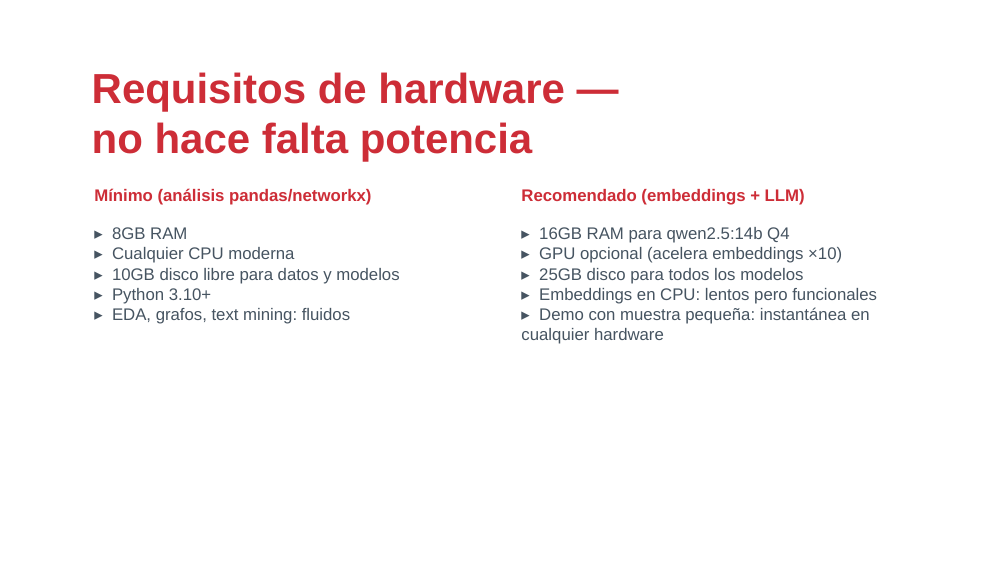
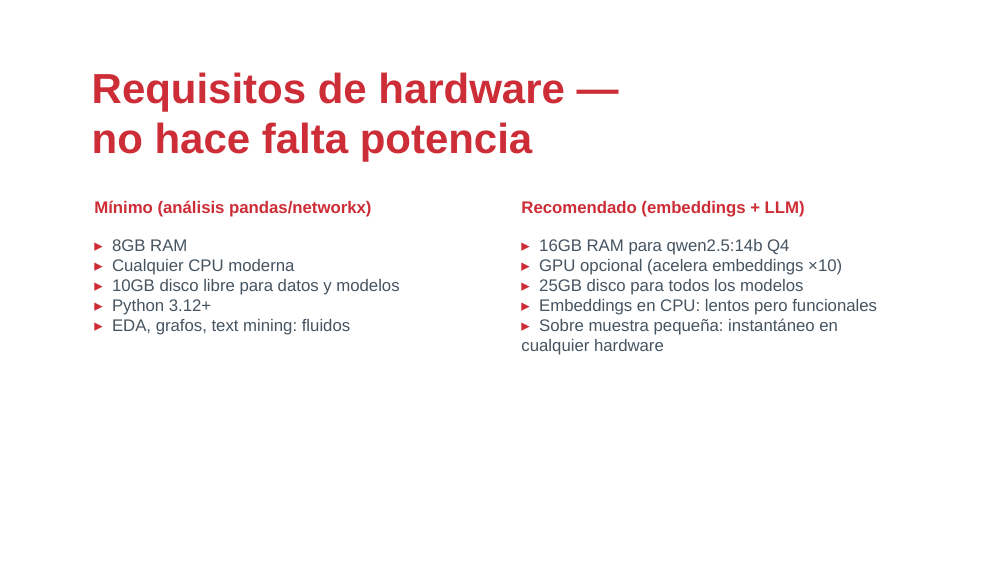
Before and after one commit to drj3ky11/FearOfTheDark, a slide deck: slide 11 of bloque3_setup/csbc26_b3_setup.pptx (slide 5 before the commit). Drawn at 1008x567 pixels with LibreOffice and Linux fonts; fonts in the diff are those of the drawing; background and template pictures are left out. Boxes give left, top, right and bottom in pixels: in the first picture for what was removed or moved away, otherwise in the second. Text is boxed around its words. In the diff, an @@ line names an element or a change of style, - is before the commit and + after.

```diff
--- a/bloque3_setup/csbc26_b3_setup.pptx
+++ b/bloque3_setup/csbc26_b3_setup.pptx
@@ text "Mínimo (análisis pandas/networkx)": place and size @@
-text "Mínimo (análisis pandas/networkx)" at [94,188,371,205]
+text "Mínimo (análisis pandas/networkx)" at [94,200,371,217]
@@ text "Recomendado (embeddings + LLM)": place and size @@
-text "Recomendado (embeddings + LLM)" at [521,189,805,205]
+text "Recomendado (embeddings + LLM)" at [521,201,805,217]
@@ text "▸ 8GB RAM": place and size @@
-text "▸ 8GB RAM" at [112,227,399,324]
+text "▸ 8GB RAM" at [112,239,399,335]
@@ text at [112,239,399,335]: text colour #465461 to #CD2D37 in "▸", "▸", "▸", "▸" @@
@@ text "▸ 16GB RAM para qwen2.5:14b ...": place and size @@
-text "▸ 16GB RAM para qwen2.5:14b ..." at [521,227,877,344]
+text "▸ 16GB RAM para qwen2.5:14b ..." at [521,239,877,355]
@@ text at [539,239,877,315]: text colour #465461 to #CD2D37 in "▸", "▸", "▸", "▸" @@
@@ text at [112,299,211,315]: text changed @@
-▸ Python 3.10+
+▸ Python 3.12+
@@ text at [521,318,838,355]: text changed @@
-▸ Demo con muestra pequeña: instantánea en cualquier hardware
+▸ Sobre muestra pequeña: instantáneo en cualquier hardware
```
Also in this commit, not shown: 5 other slides changed, 7 slides added, 5 slides removed, 62 other files.
